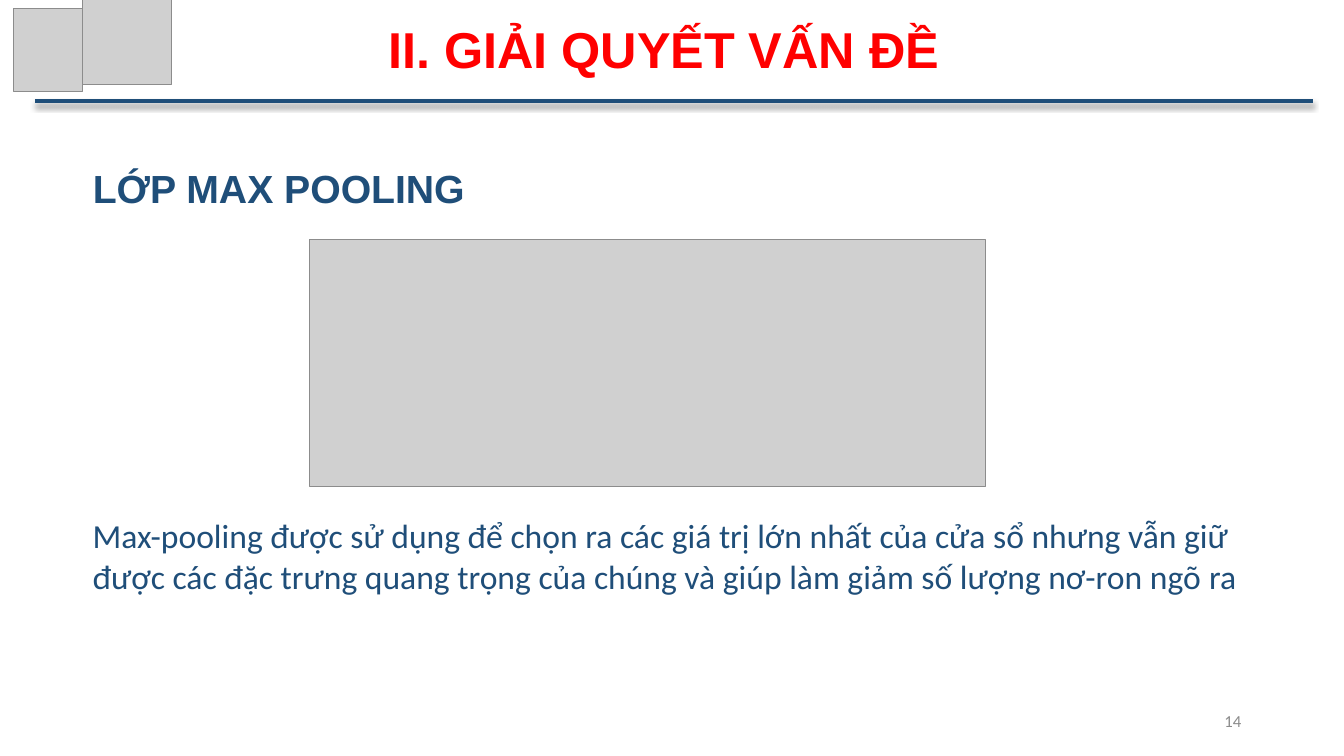
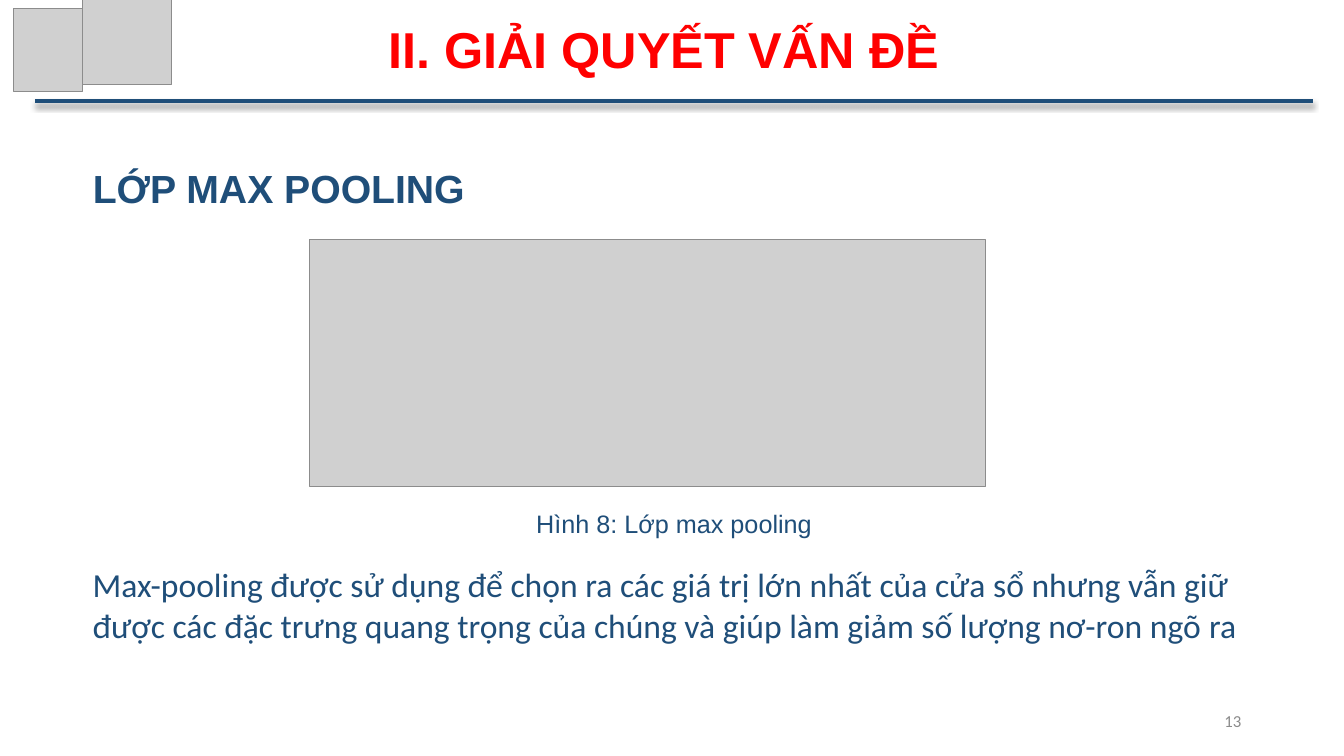
Before and after one commit to ThuTrongNguyen/Thesis, a slide deck: slide 13 of SlideBaoCao_NguyenTrongThu.pptx (slide 14 before the commit). Drawn at 1344x756 pixels with LibreOffice and Linux fonts; fonts in the diff are those of the drawing; grey boxes stand for pictures. Boxes give left, top, right and bottom in pixels: in the first picture for what was removed or moved away, otherwise in the second. Text is boxed around its words. In the diff, an @@ line names an element or a change of style, - is before the commit and + after.

```diff
--- a/SlideBaoCao_NguyenTrongThu.pptx
+++ b/SlideBaoCao_NguyenTrongThu.pptx
@@ text added at bbox=[536, 514, 811, 538], 18 pt, text #1F4E79 @@
+Hình 8: Lớp max pooling
@@ text "Max-pooling được sử dụng để ...": place and size @@
-text "Max-pooling được sử dụng để ..." at bbox=[93, 521, 1236, 595]
+text "Max-pooling được sử dụng để ..." at bbox=[93, 570, 1236, 644]
@@ page number at bbox=[1224, 716, 1241, 727]: text changed @@
-14
+13
```
Also in this commit, not shown: 13 other slides changed, 7 slides added.
